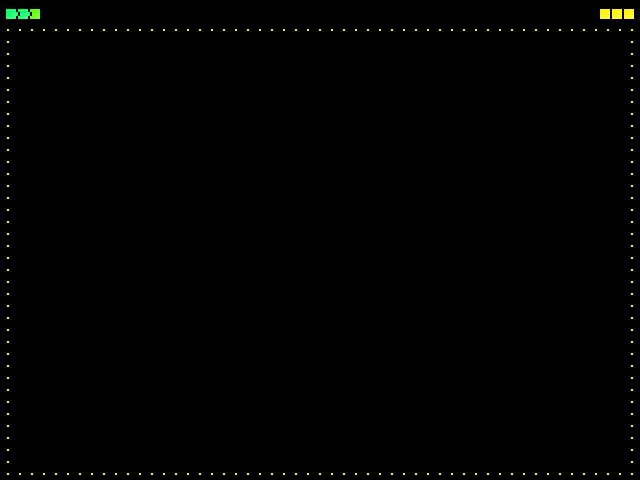
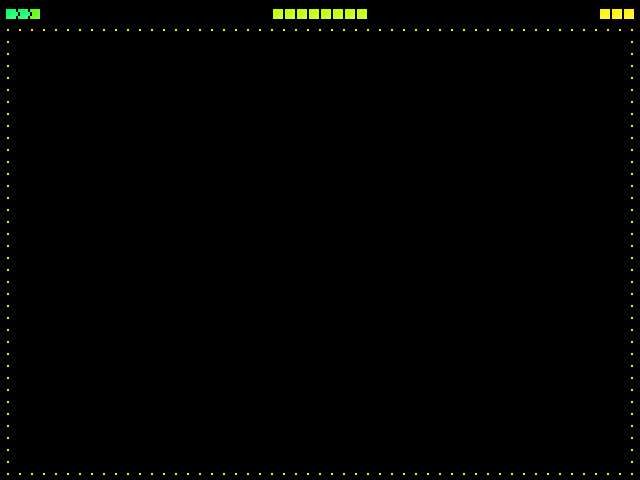
Comparing the layer stacks of the two 640×480 images. Changes:
painted on "header" over [273, 9, 367, 19]
